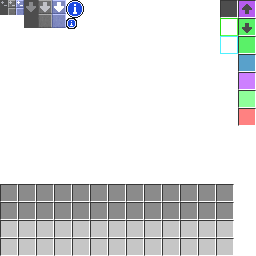
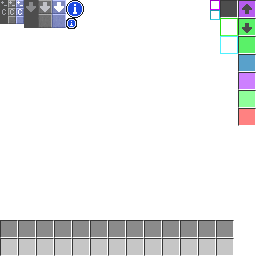
The second 256 x 256 image is a revision of the first. Changes to its layers:
painted on "Icons" over [2, 9, 22, 15]
painted on "Background" over [0, 0, 234, 237]
